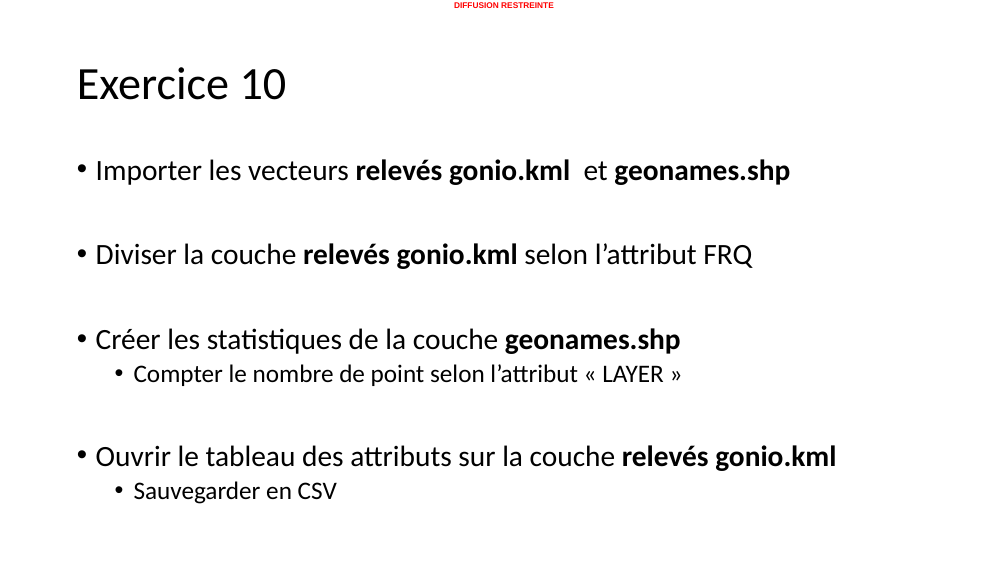
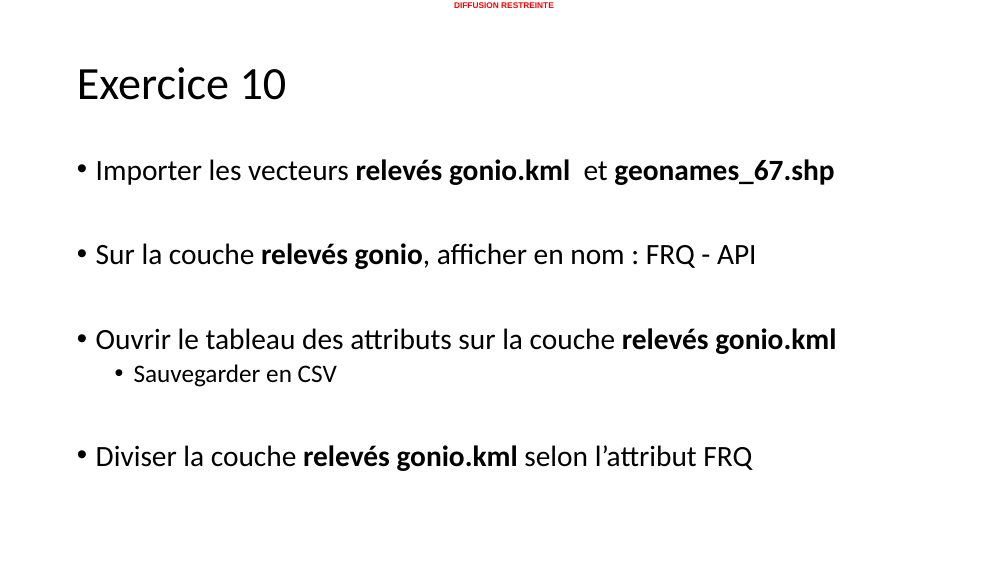
Before and after one commit to 20100dbg/OutilsGeo, a slide deck: slide 19 of cours/GM - Travaux pratiques - drill.pptx (slide 21 before the commit). Drawn at 1008x567 pixels with LibreOffice and Linux fonts; fonts in the diff are those of the drawing; background and template pictures are left out. Boxes give left, top, right and bottom in pixels: in the first picture for what was removed or moved away, otherwise in the second. Text is boxed around its words. In the diff, an @@ line names an element or a change of style, - is before the commit and + after.

Commit message:
MAJ cours, MAJ BDD GONIO et ConvCoord, nettoyage

```diff
--- a/cours/GM - Travaux pratiques - drill.pptx
+++ b/cours/GM - Travaux pratiques - drill.pptx
@@ text at [96, 159, 834, 269]: text changed @@
-• Importer les vecteurs relevés gonio.kml et geonames.shp
-• Diviser la couche relevés gonio.kml selon l’attribut FRQ
-• Créer les statistiques de la couche geonames.shp
-  • Compter le nombre de point selon l’attribut « LAYER »
+• Importer les vecteurs relevés gonio.kml et geonames_67.shp
+• Sur la couche relevés gonio, afficher en nom : FRQ - API
@@ text at [96, 445, 752, 471]: paragraph added @@
+• Diviser la couche relevés gonio.kml selon l’attribut FRQ
```
Also in this commit, not shown: 21 other slides changed, 3 slides added, 1 slide removed, 27 other files.
